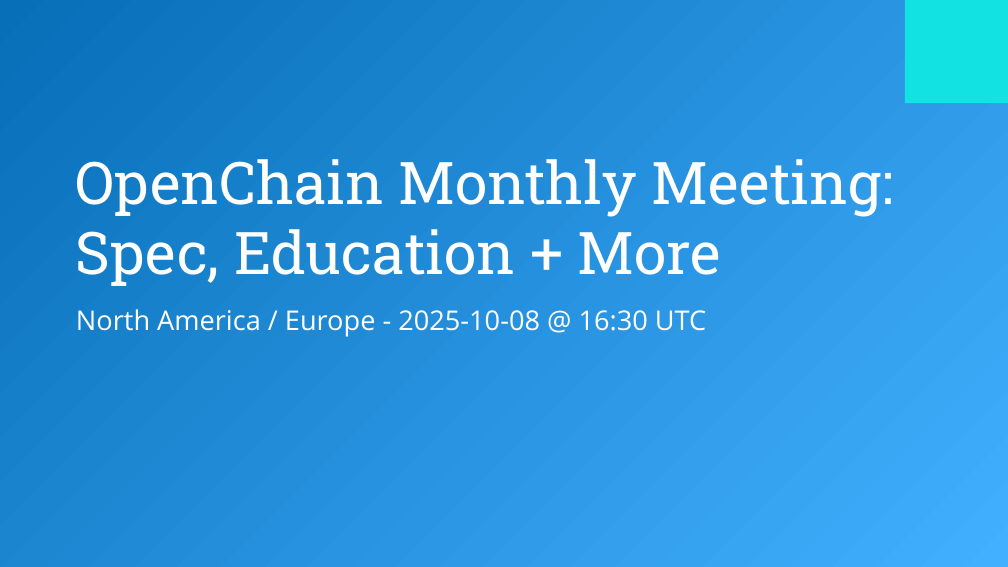
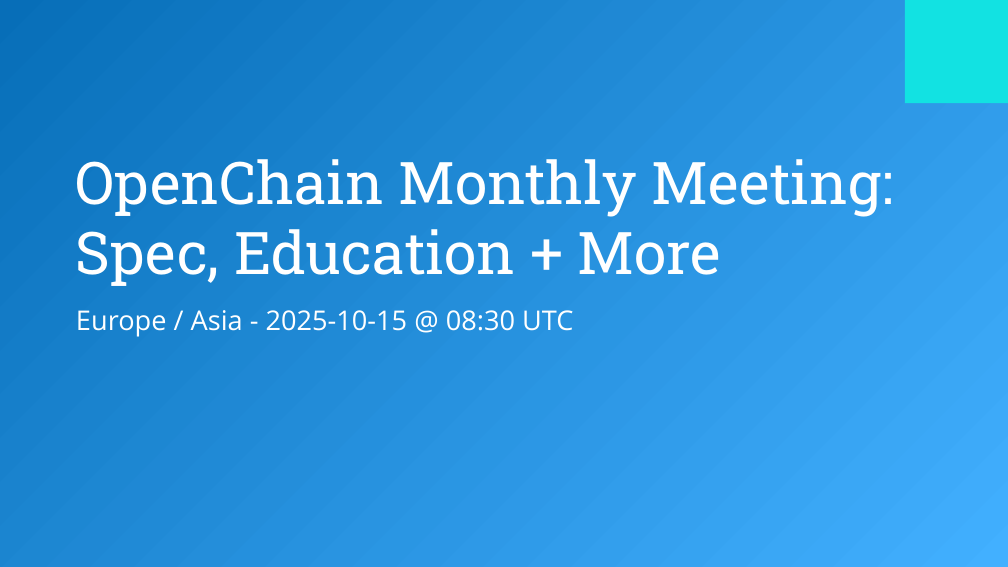
Before and after one commit to OpenChain-Project/Meeting-Slides, a slide deck: slide 1 of 2025/specification-education-monthly/2025-10-Europe-Asia.pptx. Drawn at 1008x567 pixels with LibreOffice and Linux fonts; fonts in the diff are those of the drawing; background and template pictures are left out. Boxes give left, top, right and bottom in pixels: in the first picture for what was removed or moved away, otherwise in the second. Text is boxed around its words. In the diff, an @@ line names an element or a change of style, - is before the commit and + after.

```diff
--- a/2025/specification-education-monthly/2025-10-Europe-Asia.pptx
+++ b/2025/specification-education-monthly/2025-10-Europe-Asia.pptx
@@ subtitle at <box>76,310,573,337</box>: text changed @@
-North America / Europe - 2025-10-08 @ 16:30 UTC
+Europe / Asia - 2025-10-15 @ 08:30 UTC
```
Also in this commit, not shown: 6 other slides changed, 1 slide removed, 1 other file.
